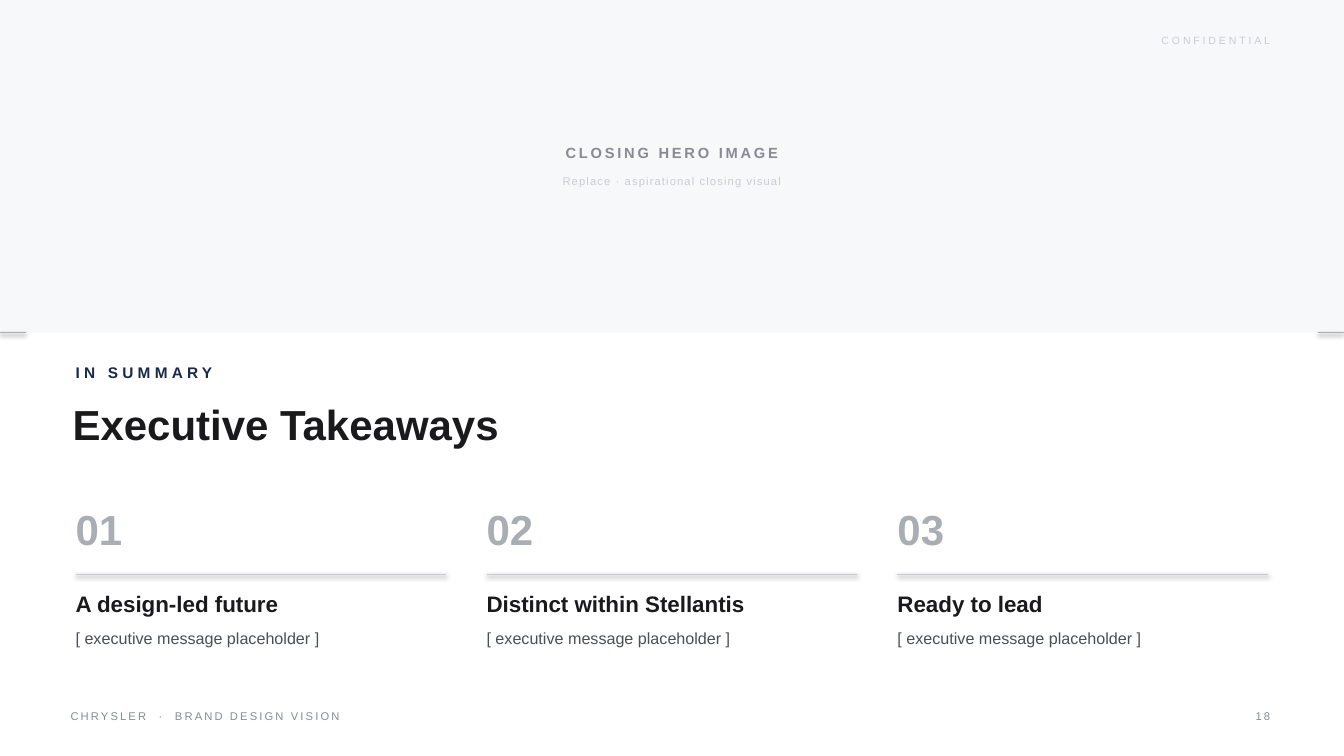
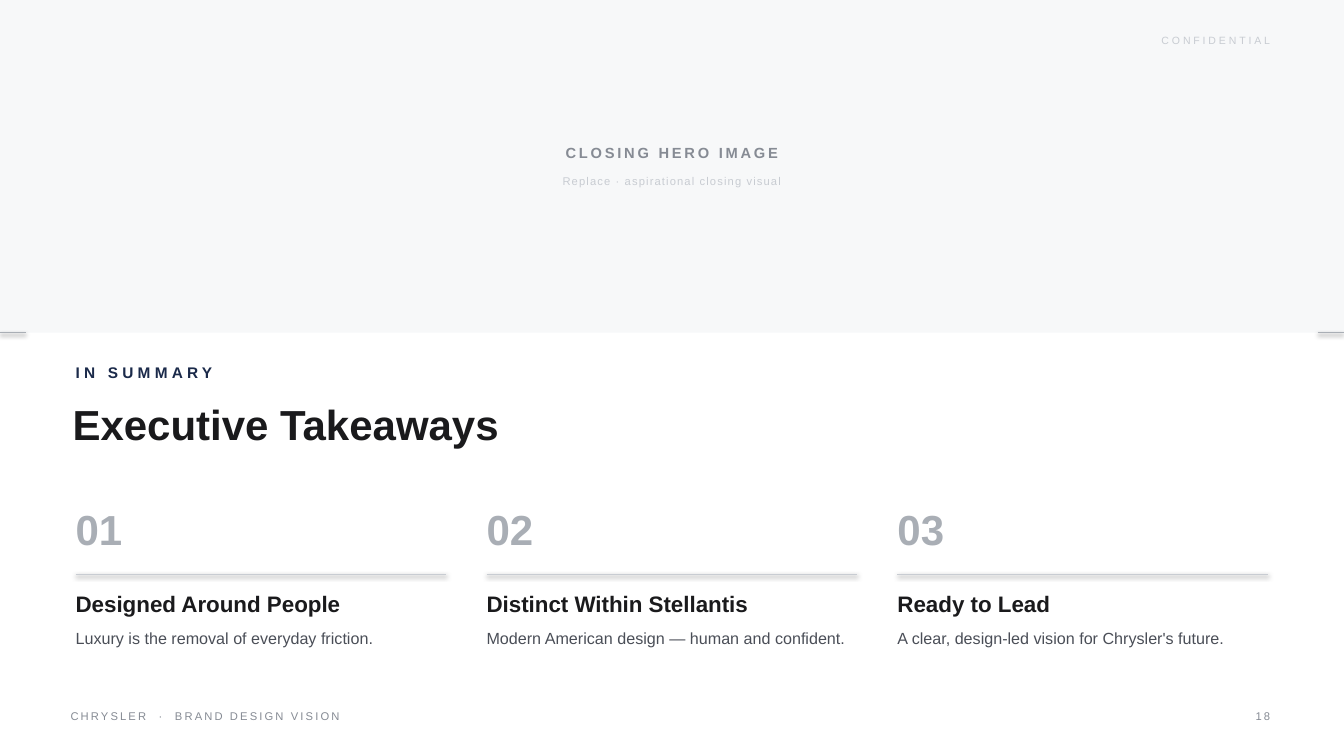
Before and after one commit to LG-Succe55/CLAUDE, a slide deck: slide 18 of Chrysler_Brand_Design_Vision.pptx. Drawn at 1344x756 pixels with LibreOffice and Linux fonts; fonts in the diff are those of the drawing. Boxes give left, top, right and bottom in pixels: in the first picture for what was removed or moved away, otherwise in the second. Text is boxed around its words. In the diff, an @@ line names an element or a change of style, - is before the commit and + after.

```diff
--- a/Chrysler_Brand_Design_Vision.pptx
+++ b/Chrysler_Brand_Design_Vision.pptx
@@ text at bbox=[76, 595, 373, 648]: text changed @@
-A design-led future
-[ executive message placeholder ]
+Designed Around People
+Luxury is the removal of everyday friction.
@@ text at bbox=[487, 595, 845, 648]: text changed @@
-Distinct within Stellantis
-[ executive message placeholder ]
+Distinct Within Stellantis
+Modern American design — human and confident.
@@ text at bbox=[897, 595, 1224, 648]: text changed @@
-Ready to lead
-[ executive message placeholder ]
+Ready to Lead
+A clear, design-led vision for Chrysler's future.
```
Also in this commit, not shown: 13 other slides changed, 1 other file.
